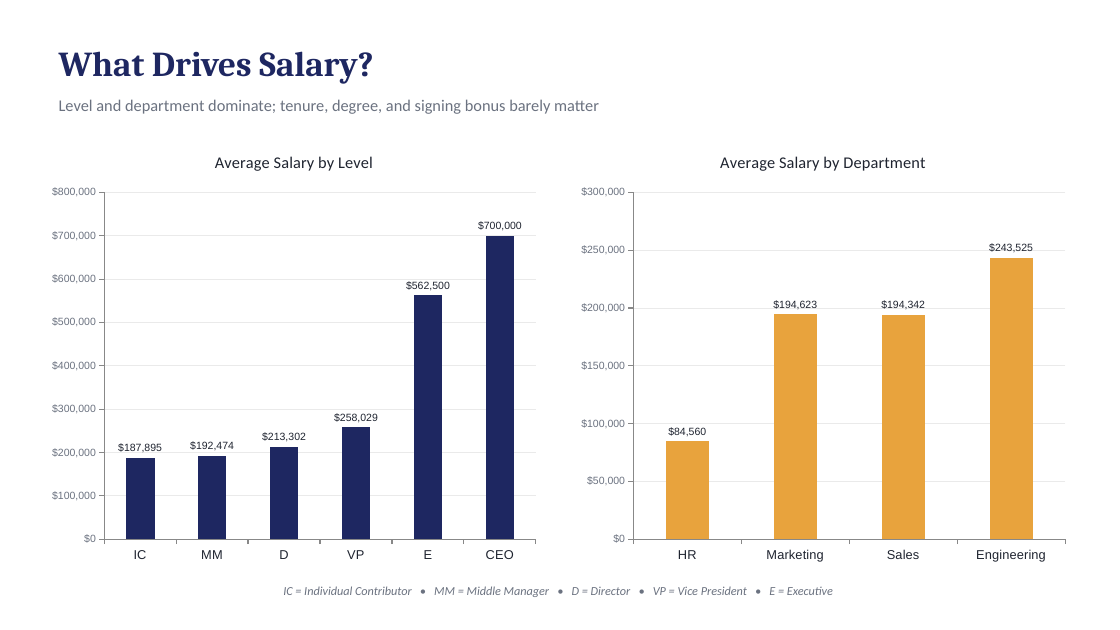
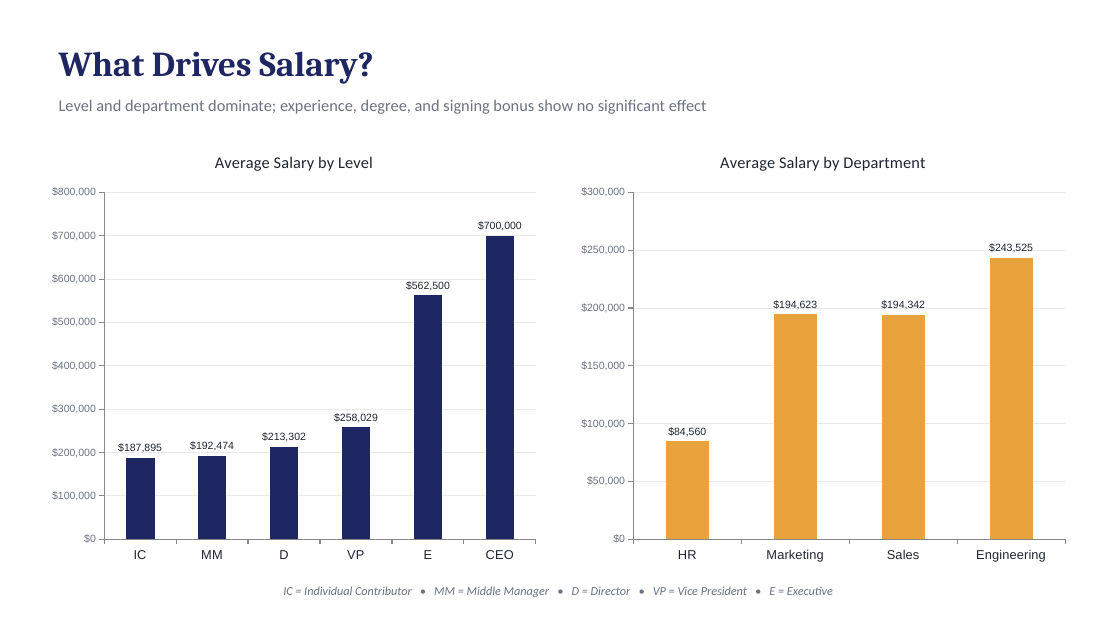
Before and after one commit to glowwormkpo/Workplace_Diversity, a slide deck: slide 5 of Workplace_Diversity_Analysis_Deck.pptx. Drawn at 1120x630 pixels with LibreOffice and Linux fonts; fonts in the diff are those of the drawing. Boxes give left, top, right and bottom in pixels: in the first picture for what was removed or moved away, otherwise in the second. Text is boxed around its words. In the diff, an @@ line names an element or a change of style, - is before the commit and + after.

```diff
--- a/Workplace_Diversity_Analysis_Deck.pptx
+++ b/Workplace_Diversity_Analysis_Deck.pptx
@@ text at bbox=[59, 99, 707, 114]: text changed @@
-Level and department dominate; tenure, degree, and signing bonus barely matter
+Level and department dominate; experience, degree, and signing bonus show no significant effect
```
Also in this commit, not shown: 8 other slides changed, 4 other files.
